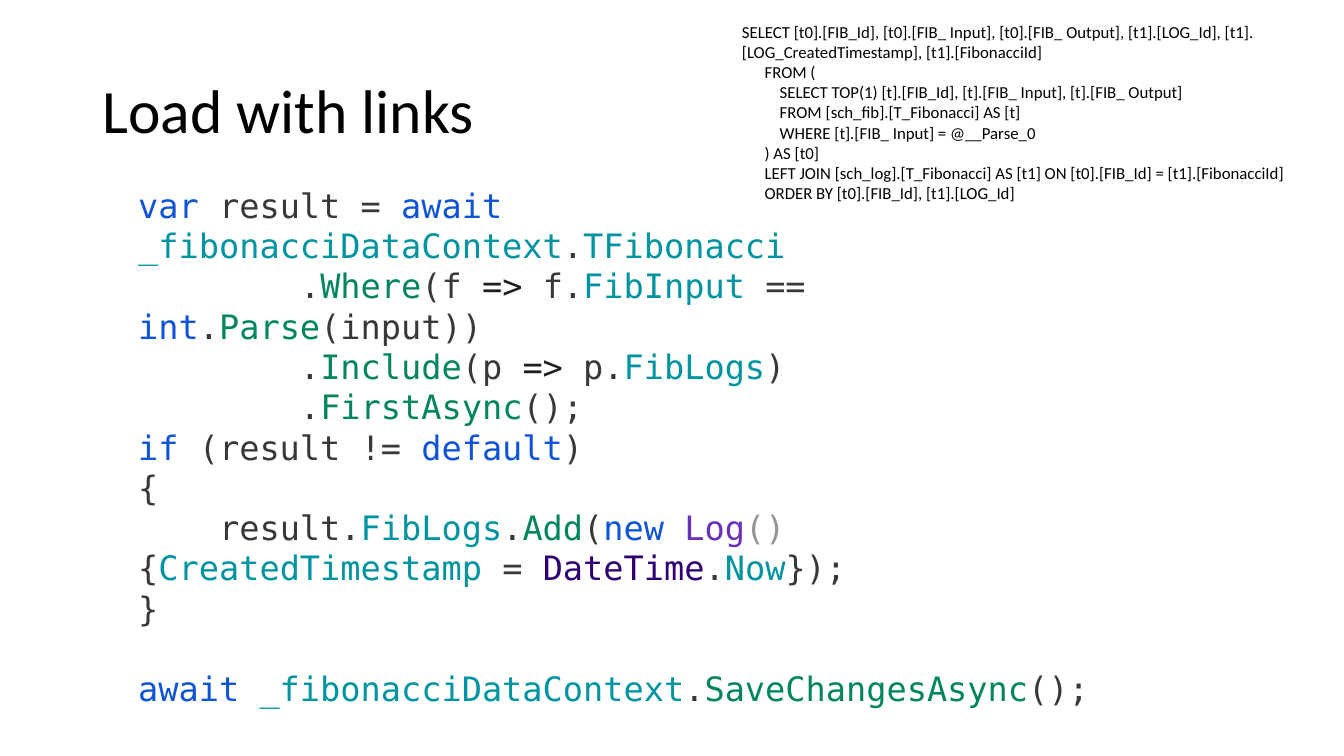
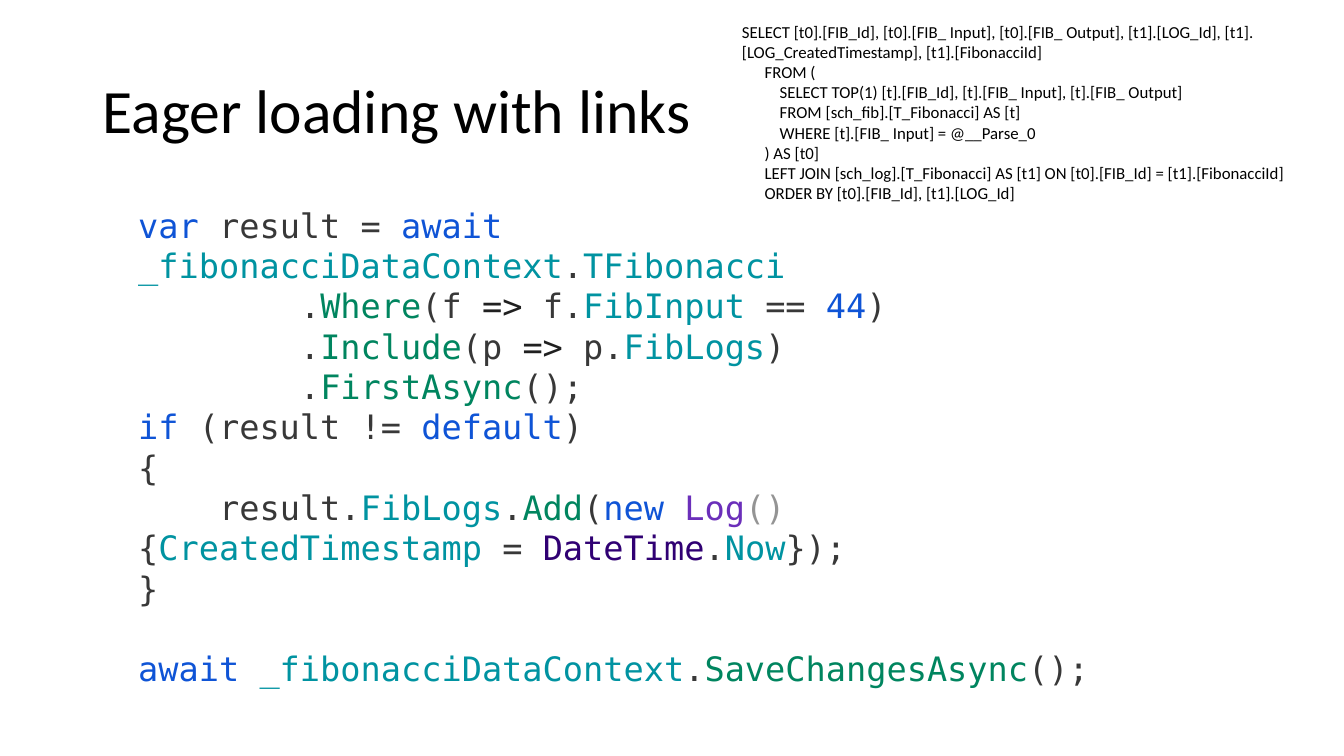
Before and after one commit to guillaume-chervet/course.dotnet, a slide deck: slide 132 of documentations/dotnet.pptx (slide 131 before the commit). Drawn at 1344x756 pixels with LibreOffice and Linux fonts; fonts in the diff are those of the drawing. Boxes give left, top, right and bottom in pixels: in the first picture for what was removed or moved away, otherwise in the second. Text is boxed around its words. In the diff, an @@ line names an element or a change of style, - is before the commit and + after.

Commit message:
update

```diff
--- a/documentations/dotnet.pptx
+++ b/documentations/dotnet.pptx
@@ title at <box>102,90,690,144</box>: text changed @@
-Load with links
+Eager loading with links
@@ text at <box>138,212,1089,689</box>: text changed @@
-var result = await _fibonacciDataContext.TFibonacci
-.Where(f => f.FibInput == int.Parse(input))
-.Include(p => p.FibLogs)
-.FirstAsync();
-if (result != default)
-{
-result.FibLogs.Add(new Log() {CreatedTimestamp = DateTime.Now});
-}
-await _fibonacciDataContext.SaveChangesAsync();
+var result = await _fibonacciDataContext.TFibonacci
+.Where(f => f.FibInput == 44)
+.Include(p => p.FibLogs)
+.FirstAsync();
+if (result != default)
+{
+result.FibLogs.Add(new Log() {CreatedTimestamp = DateTime.Now});
+}
+await _fibonacciDataContext.SaveChangesAsync();
```
Also in this commit, not shown: 7 other slides changed, 11 slides added.
